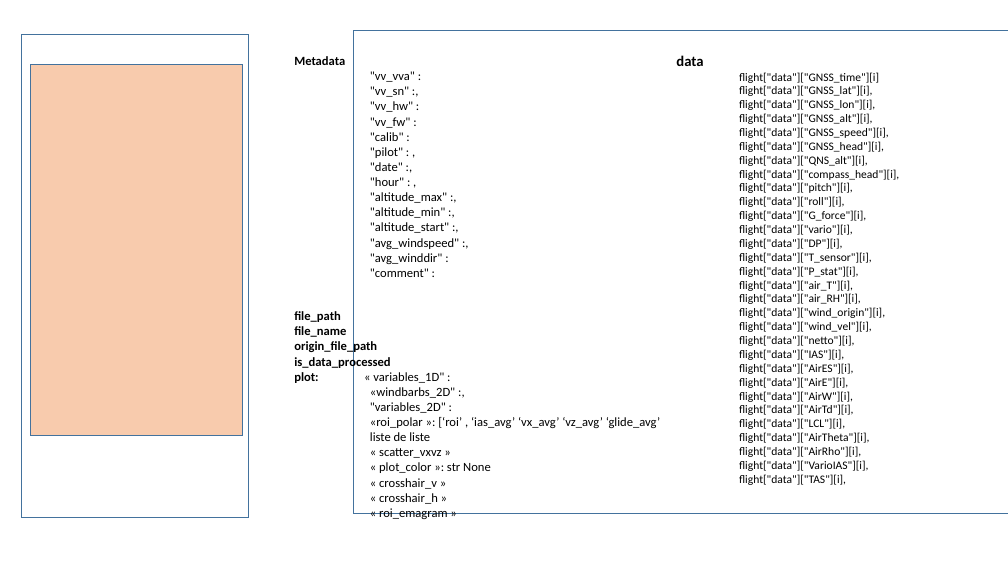
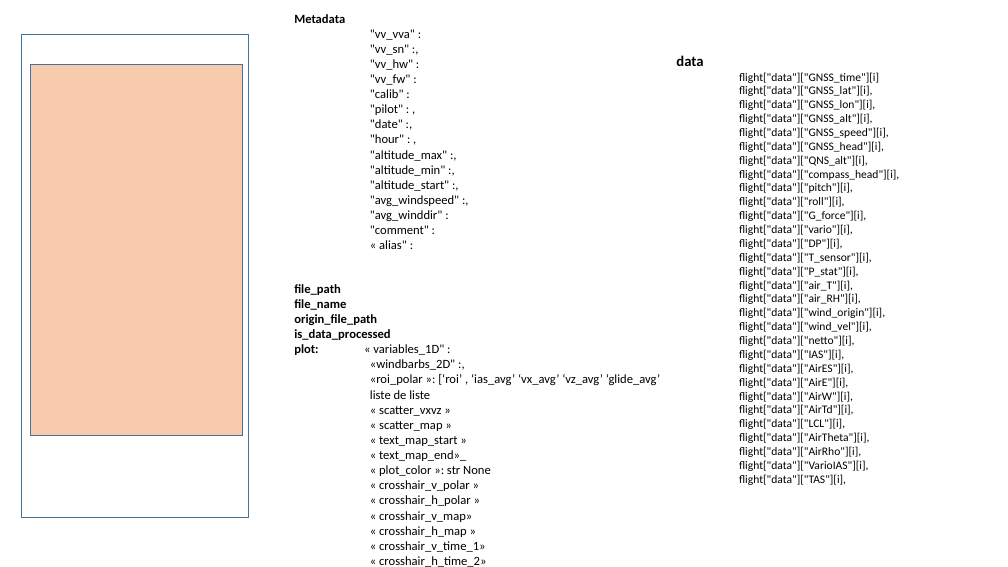
Before and after one commit to TheGoodWeather/Vector-Vario-Analyzer, a slide deck: slide 2 of ressources/code.pptx. Drawn at 1008x567 pixels with LibreOffice and Linux fonts; fonts in the diff are those of the drawing. Boxes give left, top, right and bottom in pixels: in the first picture for what was removed or moved away, otherwise in the second. Text is boxed around its words. In the diff, an @@ line names an element or a change of style, - is before the commit and + after.

Commit message:
Ajout du drag'n'drop , changement de quelques GUI, correction de bugs, ajout des crosshair sur la carte 2D, modification de l'onglet import

```diff
--- a/ressources/code.pptx
+++ b/ressources/code.pptx
@@ text "Metadata": place and size @@
-text "Metadata" at [294, 56, 660, 519]
+text "Metadata" at [294, 14, 660, 567]
@@ rectangle removed at [354, 30, 1008, 513] @@
@@ text at [379, 240, 407, 249]: paragraph added @@
+    « alias" :
@@ text at [370, 402, 446, 413]: paragraph removed @@
-    "variables_2D" :
@@ text at [379, 421, 466, 461]: paragraphs added @@
+    « scatter_map »
+    « text_map_start »
+    « text_map_end»_
@@ text at [379, 480, 486, 567]: text changed @@
-    « crosshair_v »
-    « crosshair_h »
+    « crosshair_v_polar »
+    « crosshair_h_polar »
+    « crosshair_v_map»
+    « crosshair_h_map »
+    « crosshair_v_time_1»
+    « crosshair_h_time_2»
```
Also in this commit, not shown: 17 other files.
